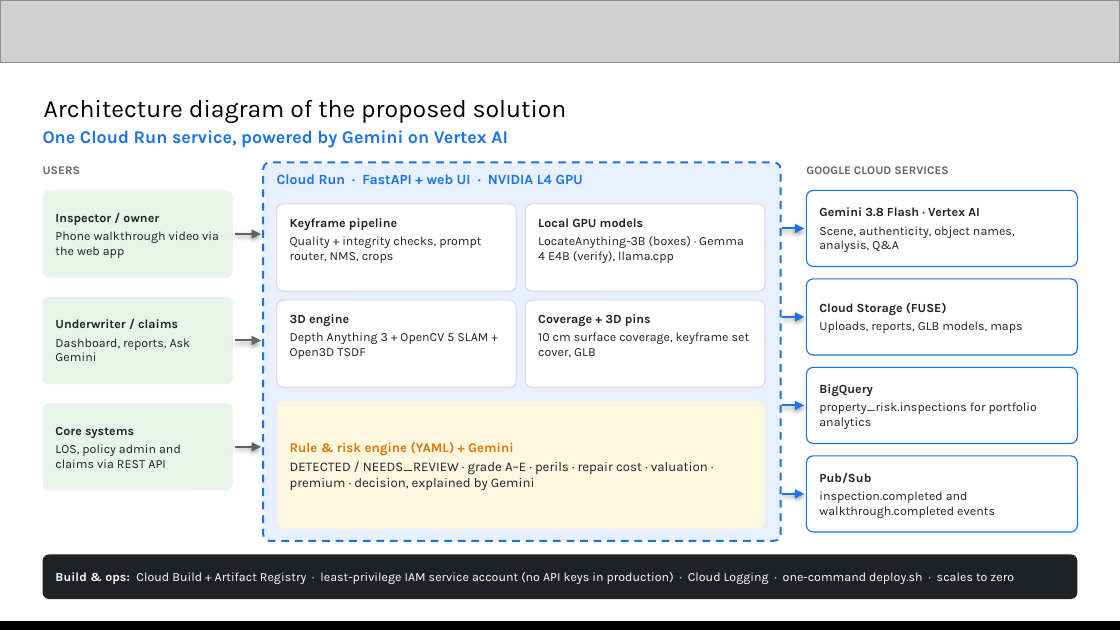
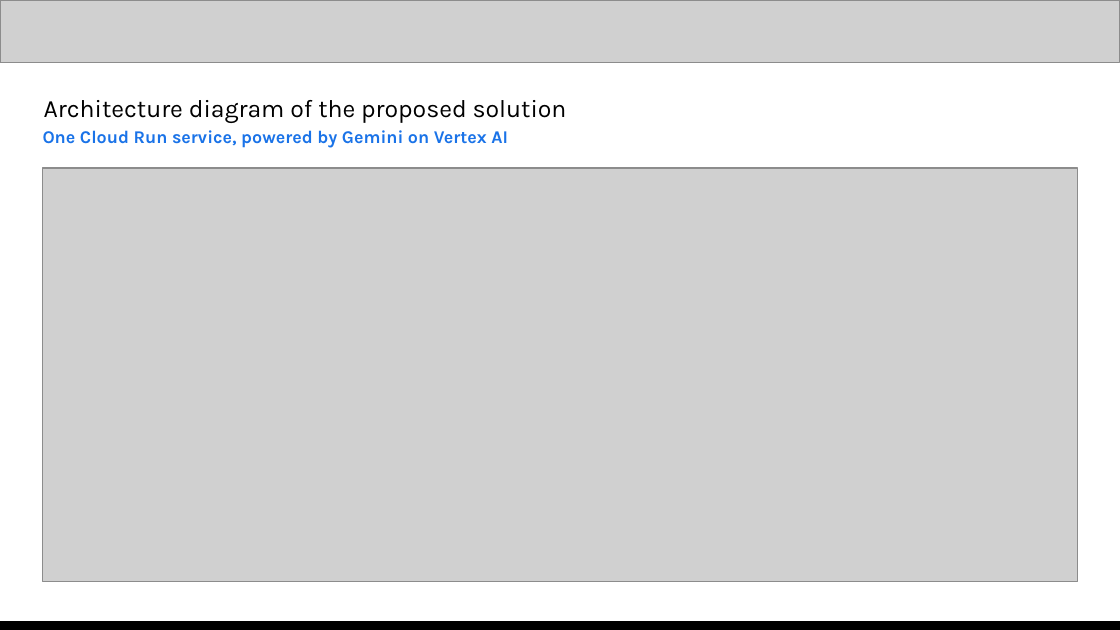
Before and after one commit to XCore-Lab/property-inspection-ai, a slide deck: slide 7 of docs/pitch-deck/Property_Inspection_AI_Submission_Xcore.pptx. Drawn at 1120x630 pixels with LibreOffice and Linux fonts; fonts in the diff are those of the drawing; grey boxes stand for pictures. Boxes give left, top, right and bottom in pixels: in the first picture for what was removed or moved away, otherwise in the second. Text is boxed around its words. In the diff, an @@ line names an element or a change of style, - is before the commit and + after.

Commit message:
Redesign the architecture diagram and refresh deck typography and colours
- New architecture diagram (light and dark) on the architecture slide of both decks and in the README
- Submission deck: one blue accent with neutral cards; red, amber and green kept only for problem vs solution, decision outcomes, the REFER case and caveats
- Pitch deck: Google Sans Flex throughout, sizes adjusted to keep the original layout
- Google Sans Flex embedded in both decks so they display correctly without the font installed

```diff
--- a/docs/pitch-deck/Property_Inspection_AI_Submission_Xcore.pptx
+++ b/docs/pitch-deck/Property_Inspection_AI_Submission_Xcore.pptx
@@ text removed at (43, 166, 81, 174) @@
-USERS
@@ picture added at (43, 168, 1077, 582) @@
@@ rounded rectangle removed at (263, 162, 781, 541) @@
@@ text removed at (277, 174, 583, 184) @@
-Cloud Run · FastAPI + web UI · NVIDIA L4 GPU
@@ text removed at (806, 166, 948, 174) @@
-GOOGLE CLOUD SERVICES
@@ rounded rectangle removed at (43, 190, 233, 278) @@
-Inspector / owner
-Phone walkthrough video via the web app
@@ rounded rectangle removed at (277, 204, 516, 291) @@
-Keyframe pipeline
-Quality + integrity checks, prompt router, NMS, crops
@@ rounded rectangle removed at (525, 204, 765, 291) @@
-Local GPU models
-LocateAnything-3B (boxes) · Gemma 4 E4B (verify), llama.cpp
@@ rounded rectangle removed at (806, 190, 1077, 267) @@
-Gemini 3.8 Flash · Vertex AI
-Scene, authenticity, object names, analysis, Q&A
@@ arrow removed from (235, 234) to (261, 234) @@
@@ arrow removed from (782, 228) to (804, 228) @@
@@ rounded rectangle removed at (43, 297, 233, 384) @@
-Underwriter / claims
-Dashboard, reports, Ask Gemini
@@ rounded rectangle removed at (806, 279, 1077, 355) @@
-Cloud Storage (FUSE)
-Uploads, reports, GLB models, maps
@@ rounded rectangle removed at (277, 300, 516, 388) @@
-3D engine
-Depth Anything 3 + OpenCV 5 SLAM + Open3D TSDF
@@ rounded rectangle removed at (525, 300, 765, 388) @@
-Coverage + 3D pins
-10 cm surface coverage, keyframe set cover, GLB
@@ arrow removed from (782, 317) to (804, 317) @@
@@ arrow removed from (235, 340) to (261, 340) @@
@@ rounded rectangle removed at (806, 367, 1077, 444) @@
-BigQuery
-property_risk.inspections for portfolio analytics
@@ rounded rectangle removed at (43, 403, 233, 491) @@
-Core systems
-LOS, policy admin and claims via REST API
@@ rounded rectangle removed at (277, 401, 765, 529) @@
-Rule & risk engine (YAML) + Gemini
-DETECTED / NEEDS_REVIEW · grade A–E · perils · repair cost · valuation · premium · decision, explained by Gemini
@@ arrow removed from (782, 405) to (804, 405) @@
@@ arrow removed from (235, 447) to (261, 447) @@
@@ rounded rectangle removed at (806, 456, 1077, 532) @@
-Pub/Sub
-inspection.completed and walkthrough.completed events
@@ arrow removed from (782, 494) to (804, 494) @@
@@ rounded rectangle removed at (43, 554, 1077, 599) @@
-Build & ops: Cloud Build + Artifact Registry · least-privilege IAM service account (no API keys in production) · Cloud Logging · one-command deploy.sh · scales to zero
```
Also in this commit, not shown: 9 other slides changed, 7 other files.
